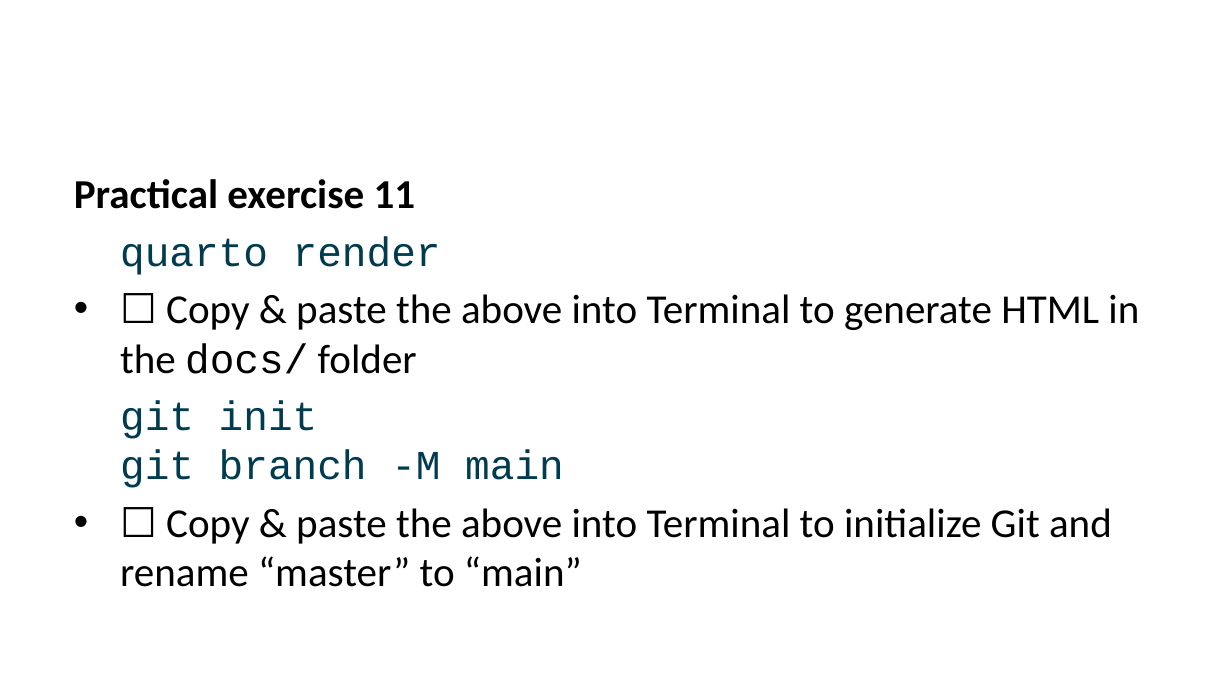
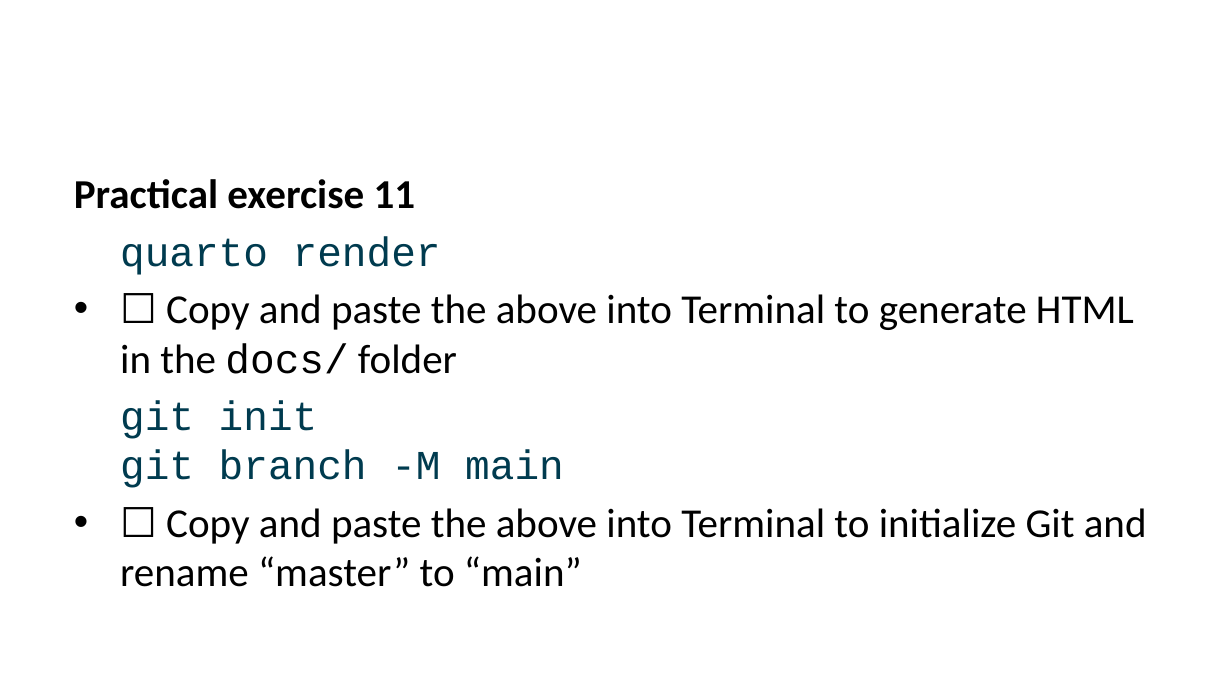
Before and after one commit to lmu-osc/train-the-trainer-student-track-OS, a slide deck: slide 72 of _site/materials/OS-M3/OS-M3-S6-Quarto/OS-M3-S6-Quarto-slides.pptx. Drawn at 1232x693 pixels with LibreOffice and Linux fonts; fonts in the diff are those of the drawing. Boxes give left, top, right and bottom in pixels: in the first picture for what was removed or moved away, otherwise in the second. Text is boxed around its words. In the diff, an @@ line names an element or a change of style, - is before the commit and + after.

```diff
--- a/_site/materials/OS-M3/OS-M3-S6-Quarto/OS-M3-S6-Quarto-slides.pptx
+++ b/_site/materials/OS-M3/OS-M3-S6-Quarto/OS-M3-S6-Quarto-slides.pptx
@@ text at box(120, 294, 1134, 374): text changed @@
-• ☐ Copy & paste the above into Terminal to generate HTML in the docs/ folder
+• ☐ Copy and paste the above into Terminal to generate HTML in the docs/ folder
@@ text at box(120, 508, 1147, 587): text changed @@
-• ☐ Copy & paste the above into Terminal to initialize Git and rename “master” to “main”
+• ☐ Copy and paste the above into Terminal to initialize Git and rename “master” to “main”
```
Also in this commit, not shown: 49 other slides changed, 2 slides added, 2 slides removed, 36 other files.
